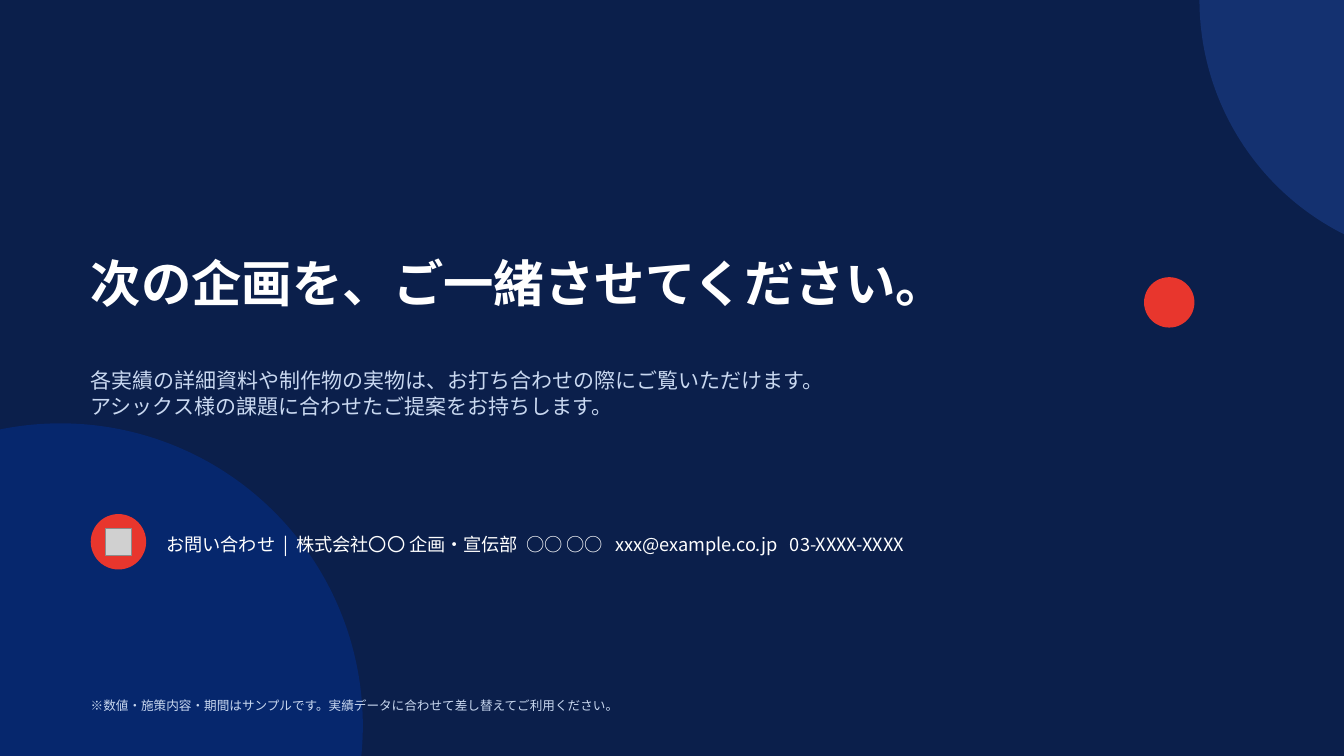
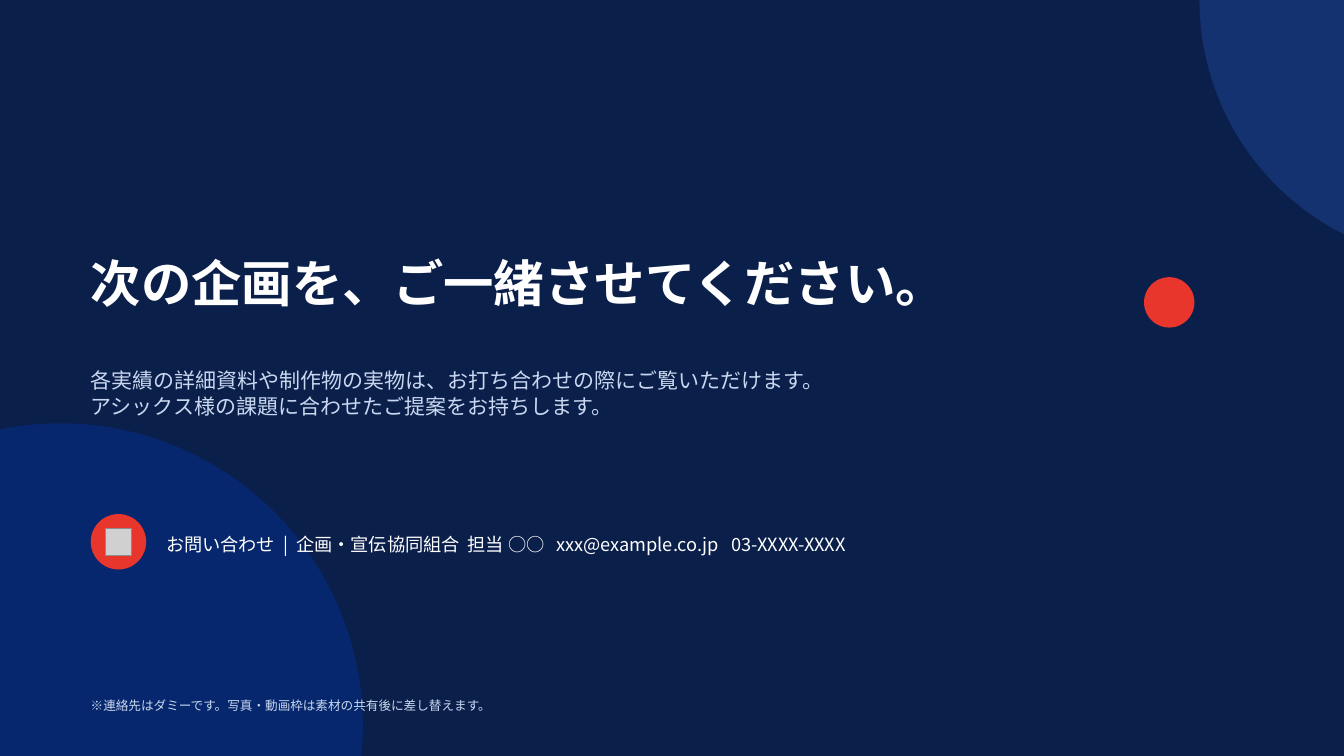
Before and after one commit to 1828828a-glitch/Claude-Code, a slide deck: slide 13 of materials/asics/asics_track_record.pptx (slide 9 before the commit). Drawn at 1344x756 pixels with LibreOffice and Linux fonts; fonts in the diff are those of the drawing; grey boxes stand for pictures. Boxes give left, top, right and bottom in pixels: in the first picture for what was removed or moved away, otherwise in the second. Text is boxed around its words. In the diff, an @@ line names an element or a change of style, - is before the commit and + after.

```diff
--- a/materials/asics/asics_track_record.pptx
+++ b/materials/asics/asics_track_record.pptx
@@ text at (x1=166, y1=535, x2=845, y2=556): text changed @@
-お問い合わせ | 株式会社〇〇 企画・宣伝部 ○○ ○○ xxx@example.co.jp 03-XXXX-XXXX
+お問い合わせ | 企画・宣伝協同組合 担当 ○○ xxx@example.co.jp 03-XXXX-XXXX
@@ text at (x1=91, y1=699, x2=491, y2=711): text changed @@
-※数値・施策内容・期間はサンプルです。実績データに合わせて差し替えてご利用ください。
+※連絡先はダミーです。写真・動画枠は素材の共有後に差し替えます。
```
Also in this commit, not shown: 4 other slides changed, 8 slides added, 4 slides removed, 1 other file.
